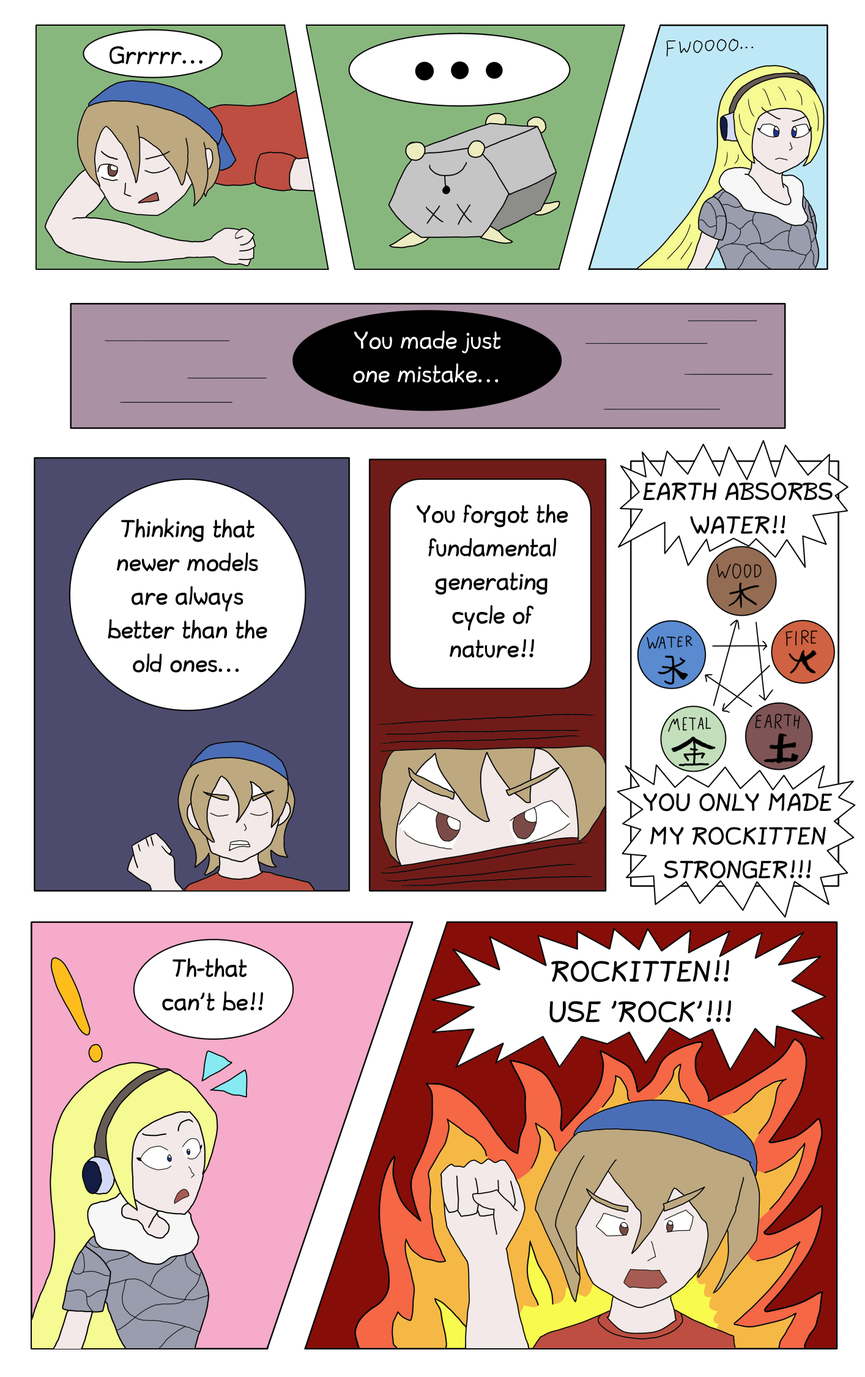
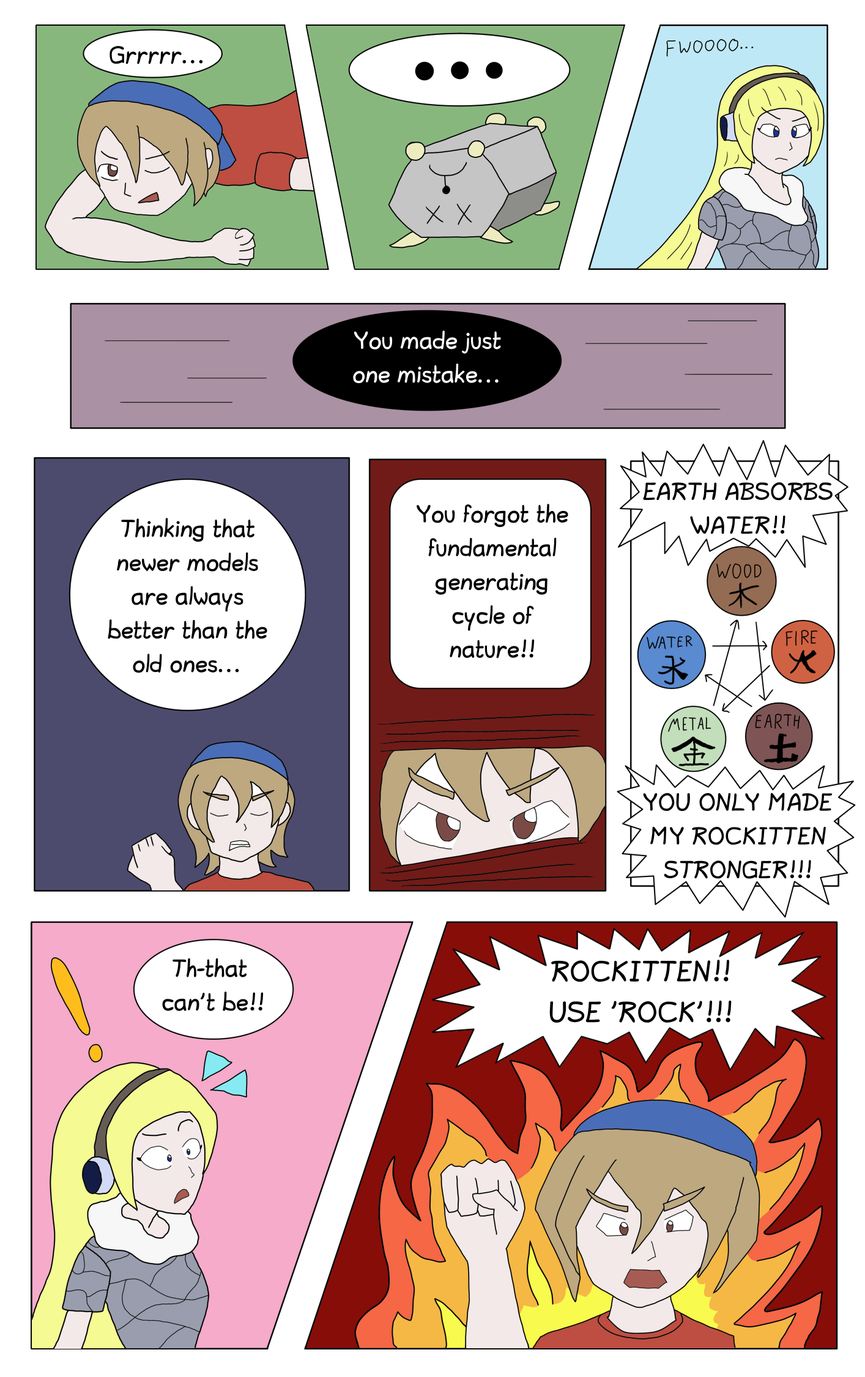
Revision of a layered 865 × 1377 image; what changed, layer by layer:
painted on "bubbles" over [107, 45, 833, 1023]
painted on "ink" over [107, 45, 833, 1023]
painted on "color" over [107, 45, 833, 1023]
painted on "panel" over [107, 45, 833, 1023]
painted on "bg" over [107, 45, 833, 1023]
